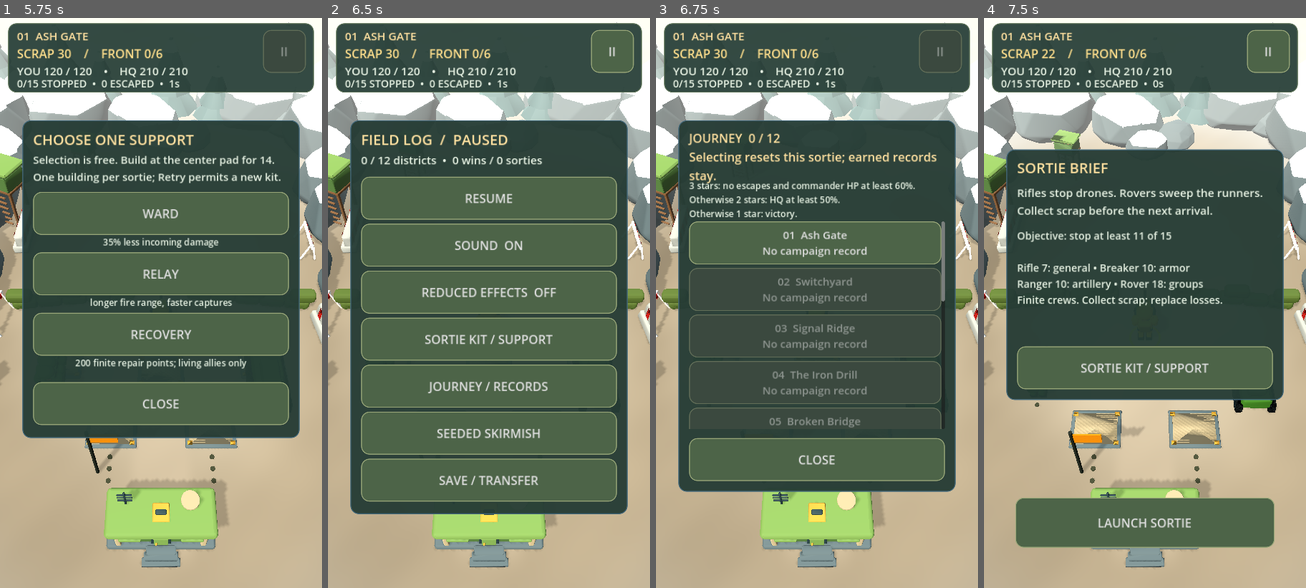
Above: before the commit, frames 1-4 (left to right).
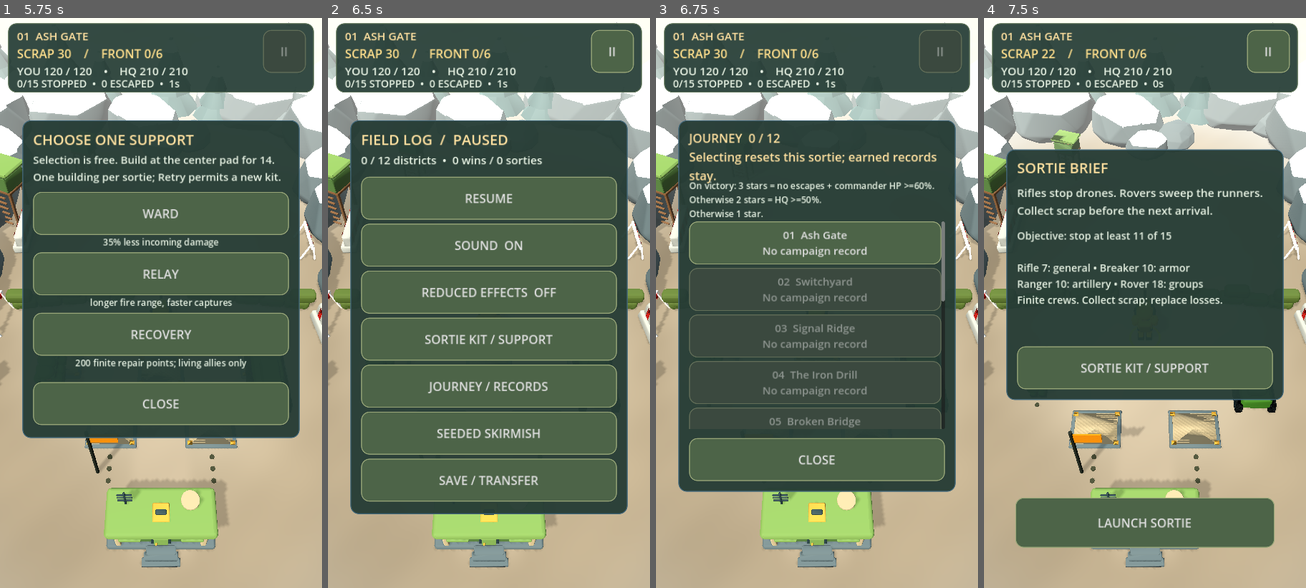
Above: after the commit, the same moments.

Repository: dsschiff/games
Game: Godot game, scene res://boot.tscn
Two runs of this game, one before a commit and one after it. Both use one fixed random seed, a clock stepped at 60 frames per second and the inputs below.
Inputs:
- Up to frame 1 (5.75 s): click "LAUNCH SORTIE" at 0.5 s; click "II" at 1.25 s; click "RESUME" at 2 s; click "II" at 2.75 s; click "REDUCED EFFECTS OFF" at 3.5 s; click "REDUCED EFFECTS ON" at 4.25 s; click "SORTIE KIT / SUPPORT" at 5 s
- Up to frame 2 (6.5 s): click "WARD" at 5.75 s
- Up to frame 3 (6.75 s): click "JOURNEY / RECORDS" at 6.5 s
- Up to frame 4 (7.5 s): click "01 Ash Gate No campaign record" at 7.25 s

Frames 1-2 are identical in both runs. In frame 3, 0.9% of the frame differs, in the area x 10-87%, y 28-36%; in frame 4, nothing differs.

Commit message:
Qualify Frontline medal criteria with victory

Diff:
--- /dev/null
+++ b/android-games/frontline-foundry/VICTORY_CRITERIA_CHECKPOINT.json
@@ -0,0 +1,174 @@
+{
+  "base": "606e0a49cc9c78fda534ade85f8e3258a937fb46",
+  "runtime_delta": {
+    "path": "scripts/reinforcement_feedback.gd",
+    "old_raw_git_sha256": "dfdf899475d50df86a6a5ef44a981d393e8562f00e39d92d7de6b4529ee82dd9",
+    "old_lf_sha256": "dfdf899475d50df86a6a5ef44a981d393e8562f00e39d92d7de6b4529ee82dd9",
+    "current_raw_sha256": "c39d579da408e235d932f5706c88d33c250a12dcfc3f526d6bf3353e98f124ee",
+    "current_lf_sha256": "c39d579da408e235d932f5706c88d33c250a12dcfc3f526d6bf3353e98f124ee",
+    "old_line": "return \"3 stars: no escapes and commander HP at least 60%.\\nOtherwise 2 stars: HQ at least 50%.\\nOtherwise 1 star: victory.\"",
+    "new_line": "return \"On victory: 3 stars = no escapes + commander HP >=60%.\\nOtherwise 2 stars = HQ >=50%.\\nOtherwise 1 star.\"",
+    "reverse_only_line_reconstructs_base_lf": true
+  },
+  "prior_checkpoint": {
+    "path": "RECORD_FEEDBACK_CHECKPOINT.json",
+    "sha256": "4947b3ef67d8e49b3cd616831821fda97195113882804ac08112c4ea108f6edf",
+    "size": 296295,
+    "git_lf_sha256": "4225f24adc75155bfb39880f865e33276c28aa4eef86ff679203763153d10944",
+    "scope": "Prior423/416/870 and785 artifacts are linked, not rerun or reattributed to this amendment."
+  },
+  "notes": {
+    "sha256": "a4ee107e94a3ec571584e88e0ddbd745d0594f4f4056a0ee45fabdd1b921b494",
+    "size": 1751
+  },
+  "new_focused_packet": ".artifacts/record-victory-scope-route-20261024T130922016297Z",
+  "artifacts": {
+    ".artifacts/record-victory-scope-route-20261024T130922016297Z/appdata/Godot/app_userdata/Frontline Foundry/frontline-save-0": {
+      "sha256": "dae031c404ab4876418f027c0e8d6b96ed9833419e85942e7ec220c56bc3b311",
+      "size": 11176
+    },
+    ".artifacts/record-victory-scope-route-20261024T130922016297Z/appdata/Godot/app_userdata/Frontline Foundry/frontline-save-1": {
+      "sha256": "01962e507d1b0c4ffeb5bb65cd380be38312e52cd7fb7a1b31805f37881494f9",
+      "size": 11826
+    },
+    ".artifacts/record-victory-scope-route-20261024T130922016297Z/appdata/Godot/app_userdata/Frontline Foundry/logs/godot.log": {
+      "sha256": "436836813dcc458a8f2d7c8b6145775fd209ace1293cbf7c88749e32a3dbcc1c",
+      "size": 3063
+    },
+    ".artifacts/record-victory-scope-route-20261024T130922016297Z/godot.log": {
+      "sha256": "3933d2b4f91eebdc54a2ebcd4b23940bff7eda608c5baee8edf0757e9bb5af15",
+      "size": 3099
+    },
+    ".artifacts/record-victory-scope-route-20261024T130922016297Z/record-feedback.json": {
+      "sha256": "887eb107187251cb0bfd18e579249b618499b3a85f74f17b991381b7807d408a",
+      "size": 1660950
+    },
+    ".artifacts/record-victory-scope-route-20261024T130922016297Z/report.json": {
+      "sha256": "e932bd5f367722452ae739934b6963841c31d9349e134c762df75e9d79361816",
+      "size": 791
+    },
+    ".artifacts/record-victory-scope-route-20261024T130922016297Z/s01-m11-arming-slots.json": {
+      "sha256": "8b57a3a716f4983e8a546109c2040a2b25b86ab356f76b63ee7324044007afb8",
+      "size": 27312
+    },
+    ".artifacts/record-victory-scope-route-20261024T130922016297Z/s01-m11-B-terminal-slots.json": {
+      "sha256": "7f0a2395cf78102d82412553745c39b4ef6f08f6e0e9c9d1a0819646cfb2e013",
+      "size": 28990
+    },
+    ".artifacts/record-victory-scope-route-20261024T130922016297Z/s01-m11-incoming-damage-slots.json": {
+      "sha256": "0bfa43cb12dea8fc4bef0ac6c7b86fed99da66623f9ef6af7c683ac0f70fbfd4",
+      "size": 27928
+    },
+    ".artifacts/record-victory-scope-route-20261024T130922016297Z/s01-m11-purchase-01-slots.json": {
+      "sha256": "8b57a3a716f4983e8a546109c2040a2b25b86ab356f76b63ee7324044007afb8",
+      "size": 27312
+    },
+    ".artifacts/record-victory-scope-route-20261024T130922016297Z/s01-m11-purchase-02-slots.json": {
+      "sha256": "0bfa43cb12dea8fc4bef0ac6c7b86fed99da66623f9ef6af7c683ac0f70fbfd4",
+      "size": 27928
+    },
+    ".artifacts/record-victory-scope-route-20261024T130922016297Z/s01-m11-purchase-03-slots.json": {
+      "sha256": "666178a7b92ede95ea4fe48c24d786575623055f97d0b491c70fd4bdb11de825",
+      "size": 28160
+    },
+    ".artifacts/record-victory-scope-route-20261024T130922016297Z/s01-m11-purchase-06-slots.json": {
+      "sha256": "52445432fe4a16ea89bd17c886b85eaccee103953cacc57107767d18d597a087",
+      "size": 28302
+    },
+    ".artifacts/record-victory-scope-route-20261024T130922016297Z/s01-m11-purchase-07-slots.json": {
+      "sha256": "9ff9671b38b052d07e1461747bdb2603f411f4507680a7f267ab80992408b752",
+      "size": 28849
+    },
+    ".artifacts/record-victory-scope-route-20261024T130922016297Z/s01-m11-recruit-attacks-slots.json": {
+      "sha256": "67c29079ed9dadaf356db8a843df4b04934206ba33873a38131dc25c539051cf",
+      "size": 28303
+    },
+    ".artifacts/record-victory-scope-route-20261024T130922016297Z/s01-m11-through-gate-slots.json": {
+      "sha256": "8fafd7be6dde958966fcf02831ec5c122cffac6a68bd8429a0f6830dc8e531f6",
+      "size": 28045
+    },
+    ".artifacts/record-victory-scope-route-20261024T130922016297Z/s02-m11-arming-slots.json": {
+      "sha256": "7b5fdab94013b90863810b4d72bd302f1e04c897aeddad0a17be73ce2b75e291",
+      "size": 27295
+    },
+    ".artifacts/record-victory-scope-route-20261024T130922016297Z/s02-m11-incoming-damage-slots.json": {
+      "sha256": "40d80fde925276dac49dff647544cfc0ceff12c5fb5bd94bd210fc9fc59f0c3c",
+      "size": 27919
+    },
+    ".artifacts/record-victory-scope-route-20261024T130922016297Z/s02-m11-mistake-terminal-slots.json": {
+      "sha256": "70cb99a287fdf72663d9c2af411a29fcdc58ea0fe07be6a46152c7ca7c02df6e",
+      "size": 28628
+    },
+    ".artifacts/record-victory-scope-route-20261024T130922016297Z/s02-m11-purchase-01-slots.json": {
+      "sha256": "7b5fdab94013b90863810b4d72bd302f1e04c897aeddad0a17be73ce2b75e291",
+      "size": 27295
+    },
+    ".artifacts/record-victory-scope-route-20261024T130922016297Z/s02-m11-purchase-02-slots.json": {
+      "sha256": "afd94d111c7fb5cd51dfc52a1a5ca429a2c4d3ad3fc0f538828d44795b8b9577",
+      "size": 27641
+    },
+    ".artifacts/record-victory-scope-route-20261024T130922016297Z/s02-m11-purchase-03-slots.json": {
+      "sha256": "40d80fde925276dac49dff647544cfc0ceff12c5fb5bd94bd210fc9fc59f0c3c",
+      "size": 27919
+    },
+    ".artifacts/record-victory-scope-route-20261024T130922016297Z/s02-m11-through-gate-slots.json": {
+      "sha256": "05895efd4a9547f64e31e22ed3bcf82258811dbfabe736bbcd19fc07e274d2fe",
+      "size": 28281
+    },
+    ".artifacts/record-victory-scope-route-20261024T130922016297Z/s03-m11-A-terminal-slots.json": {
+      "sha256": "67a03aad20ce767e2595dbe423cd4cfe09b112f81c2544fea5cb3651abaf1018",
+      "size": 28858
+    },
+    ".artifacts/record-victory-scope-route-20261024T130922016297Z/s03-m11-arming-slots.json": {
+      "sha256": "a39df279135d4750579ca2401e3c5d3944897d0c4102b0e87a65462f723d643c",
+      "size": 27311
+    },
+    ".artifacts/record-victory-scope-route-20261024T130922016297Z/s03-m11-incoming-damage-slots.json": {
+      "sha256": "5b7c5ffad701be3f823de1acc27d007bd06d35720a62f3fd725a57f8147b6366",
+      "size": 27908
+    },
+    ".artifacts/record-victory-scope-route-20261024T130922016297Z/s03-m11-purchase-01-slots.json": {
+      "sha256": "a39df279135d4750579ca2401e3c5d3944897d0c4102b0e87a65462f723d643c",
+      "size": 27311
+    },
+    ".artifacts/record-victory-scope-route-20261024T130922016297Z/s03-m11-purchase-02-slots.json": {
+      "sha256": "5b7c5ffad701be3f823de1acc27d007bd06d35720a62f3fd725a57f8147b6366",
+      "size": 27908
+    },
+    ".artifacts/record-victory-scope-route-20261024T130922016297Z/s03-m11-purchase-03-slots.json": {
+      "sha256": "56ecf219477dcaf6643ebe24bf3b834d34d8599d6af186d41b48d77ec8234fef",
+      "size": 28119
+    },
+    ".artifacts/record-victory-scope-route-20261024T130922016297Z/s03-m11-purchase-06-slots.json": {
+      "sha256": "aed091b502fd97048a7ba60c1b9894a9c31bc5a0bccbf27a89dc36816c8a7019",
+      "size": 28288
+    },
+    ".artifacts/record-victory-scope-route-20261024T130922016297Z/s03-m11-recruit-attacks-slots.json": {
+      "sha256": "9c641db38402bd0ae70445b6934b8d0608ab5f1d5298feee713dc5239cd22c9a",
+      "size": 28244
+    },
+    ".artifacts/record-victory-scope-route-20261024T130922016297Z/s03-m11-through-gate-slots.json": {
+      "sha256": "56ecf219477dcaf6643ebe24bf3b834d34d8599d6af186d41b48d77ec8234fef",
+      "size": 28119
+    },
+    ".artifacts/record-victory-scope-route-20261024T130922016297Z/source-after.json": {
+      "sha256": "18c72c476e982f3e9d396a3394902959a630e346b61327cfc3c83a6da6d94034",
+      "size": 26450
+    },
+    ".artifacts/record-victory-scope-route-20261024T130922016297Z/source-before.json": {
+      "sha256": "18c72c476e982f3e9d396a3394902959a630e346b61327cfc3c83a6da6d94034",
+      "size": 26450
+    }
+  },
+  "result": {
+    "checks": 423,
+    "failures": 0,
+    "events": 3468,
+    "snapshots": 26,
+    "source_maps_equal_before_after_current": true,
+    "log": "strict clean",
+    "criteria": "Existing actual font minimum size fits572x86/font20 at all three profiles",
+    "last_row": "Existing actual scroll and Close input passed"
+  },
+  "limits": "CPU/Dummy8x policy, typed vs earned fixtures distinguished; font-cell queries and fresh-owner materialization are not raster/native/human/OS-kill acceptance."
+}
--- a/android-games/frontline-foundry/scripts/reinforcement_feedback.gd
+++ b/android-games/frontline-foundry/scripts/reinforcement_feedback.gd
@@ -61,7 +61,7 @@
 	if s.phase != "victory": return 0
 	return 3 if s.escaped.is_empty() and s.hp >= s.definition.commander_hp * 0.6 else (2 if s.hq >= s.definition.hq * 0.5 else 1)
 static func criteria() -> String:
-	return "3 stars: no escapes and commander HP at least 60%.\nOtherwise 2 stars: HQ at least 50%.\nOtherwise 1 star: victory."
+	return "On victory: 3 stars = no escapes + commander HP >=60%.\nOtherwise 2 stars = HQ >=50%.\nOtherwise 1 star."
 static func campaign_row(index: int,c: Dictionary) -> String:
 	var title: String="%02d  %s" % [index+1,D.TITLES[index]]
 	if c.clears.has(D.IDS[index]): title+=" | Earned %d/3" % c.clears[D.IDS[index]]
Not shown, added: android-games/frontline-foundry/VICTORY_CRITERIA_AMENDMENT.md
